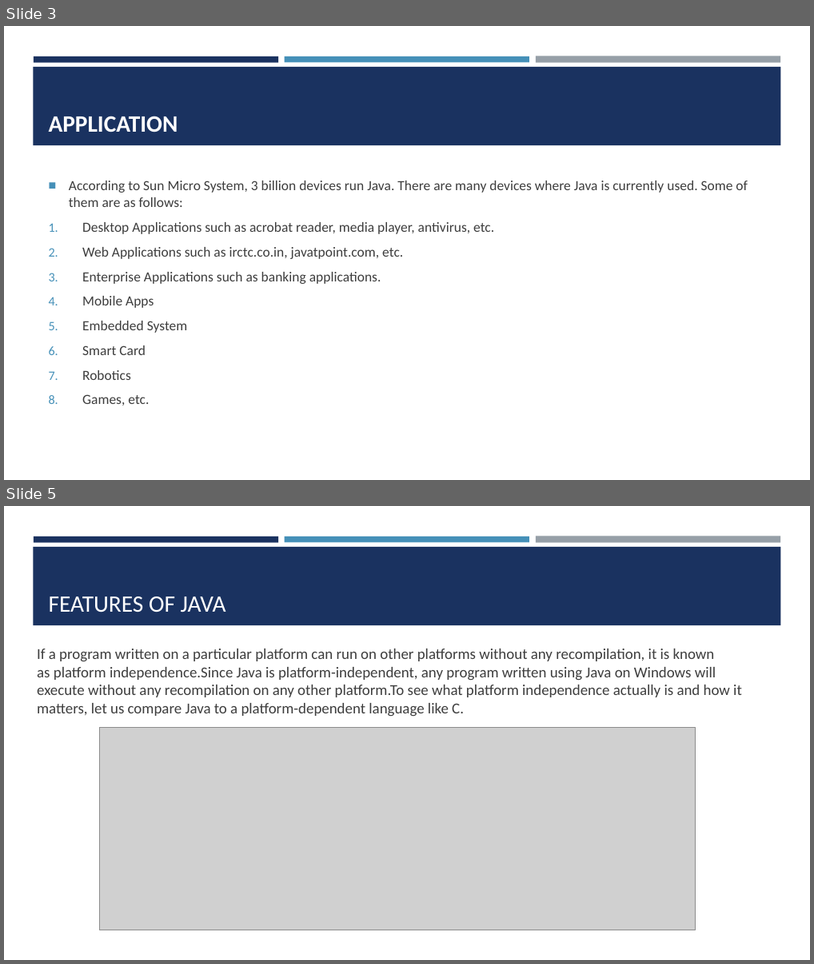
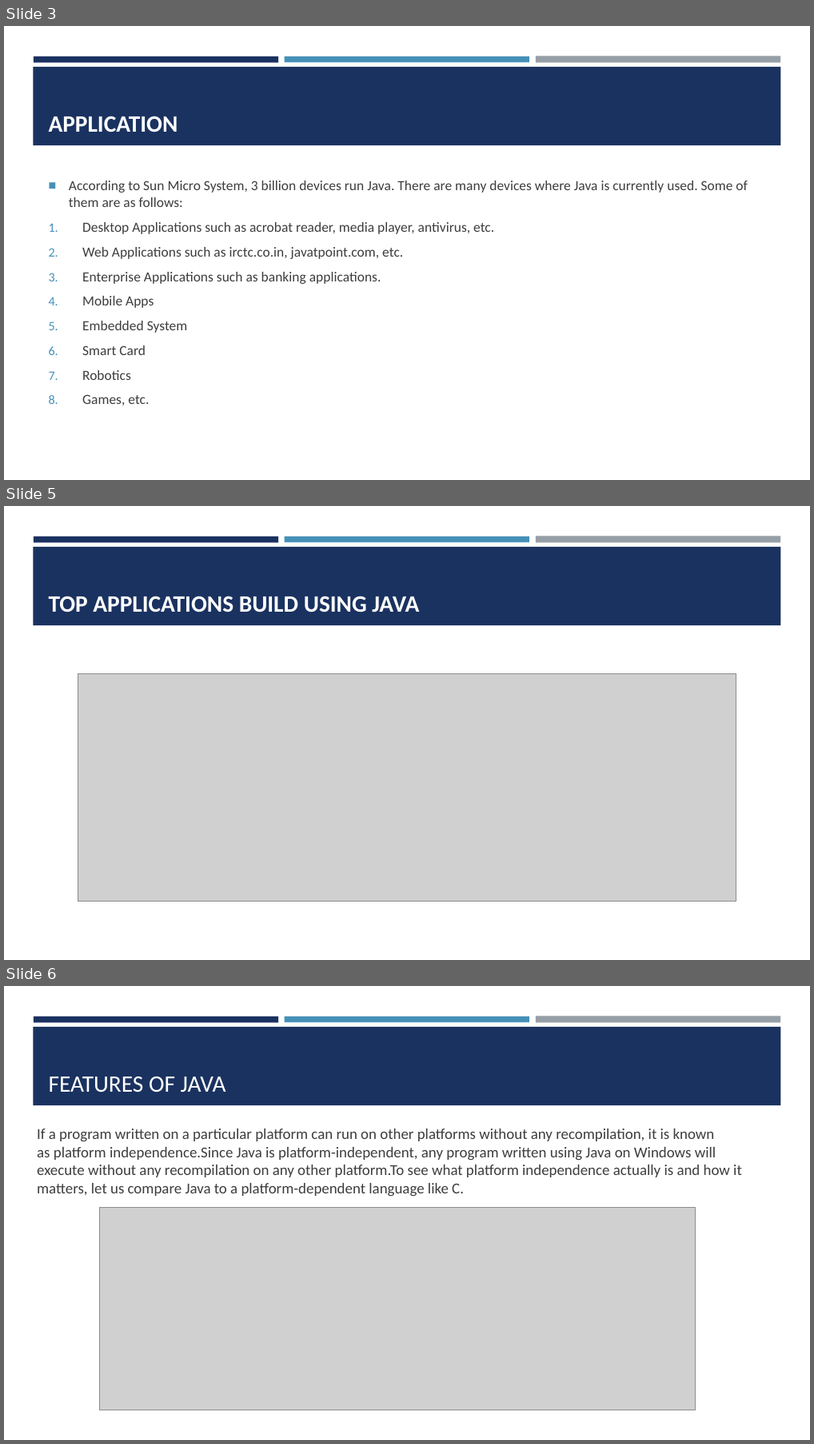
Before and after one commit to amantiwari8861/javaV1, a slide deck: 01 Java Intro/Java Slides part 1.pptx. Shown one above the other, each under a label of ours: slides 3 and 5 before the commit, slides 3, 5 and 6 after it; the slides between them are not shown. The pictures are 814x964 and 814x1444 pixels, drawn with LibreOffice and Linux fonts; fonts in the diff are those of the drawing; grey boxes stand for pictures. Boxes give left, top, right and bottom in pixels: in the first picture for what was removed or moved away, otherwise in the second. Text is boxed around its words. In the diff, an @@ line names an element or a change of style, - is before the commit and + after.

```diff
--- a/01 Java Intro/Java Slides part 1.pptx
+++ b/01 Java Intro/Java Slides part 1.pptx
@@ slide 5 added at bbox=[4, 506, 810, 960], background #FFFFFF; not listed: 4 template elements that a slide beside it also shows @@
@@ title added at bbox=[49, 596, 419, 612], 28 pt, text #FFFFFF, bold @@
+TOP APPLICATIONS BUILD USING JAVA
@@ picture added at bbox=[78, 673, 737, 900] @@
@@ what was slide 5 is now slide 6 @@
```
Also in this commit, not shown: 3 slides changed, 43 other files.
